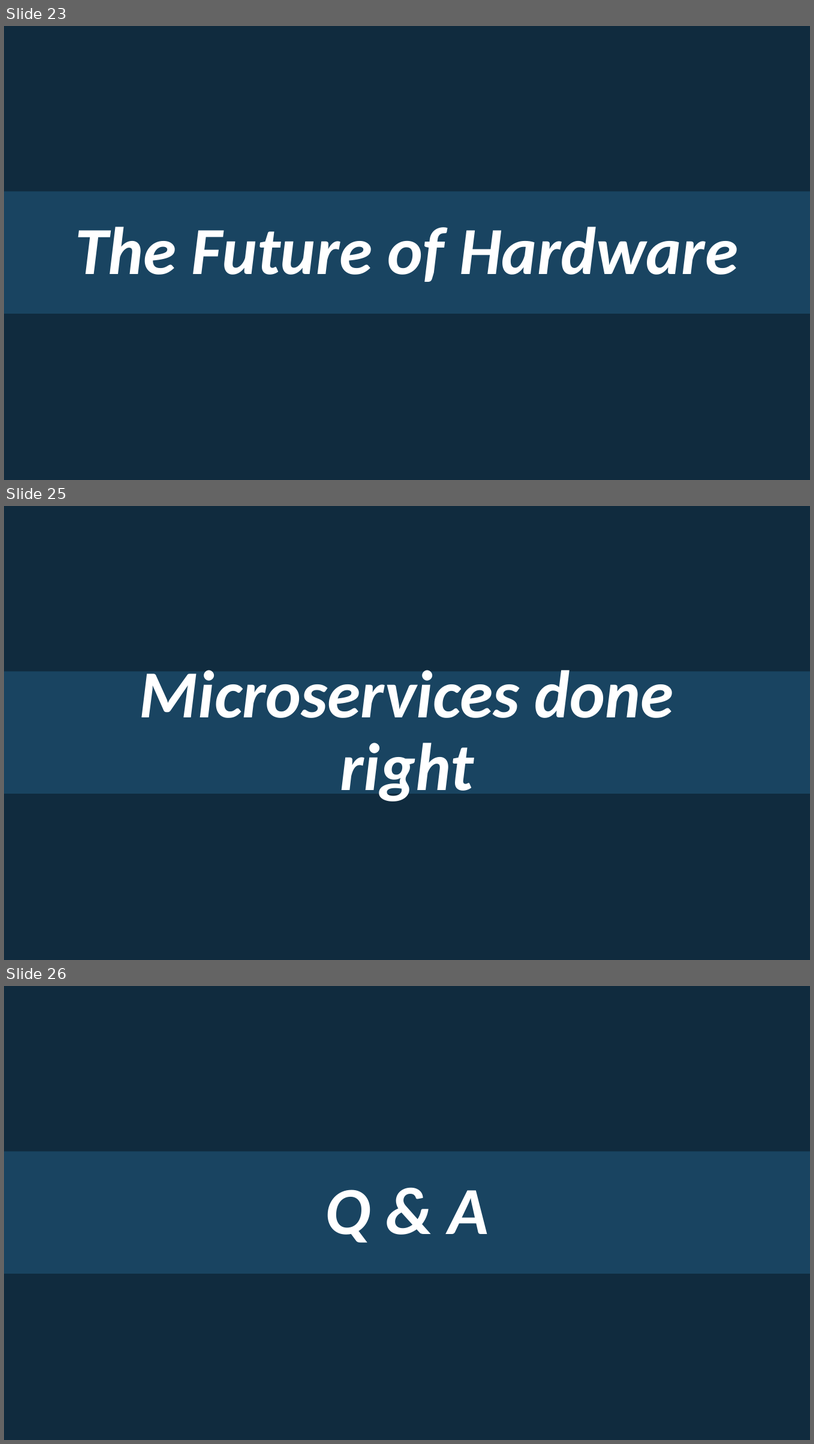
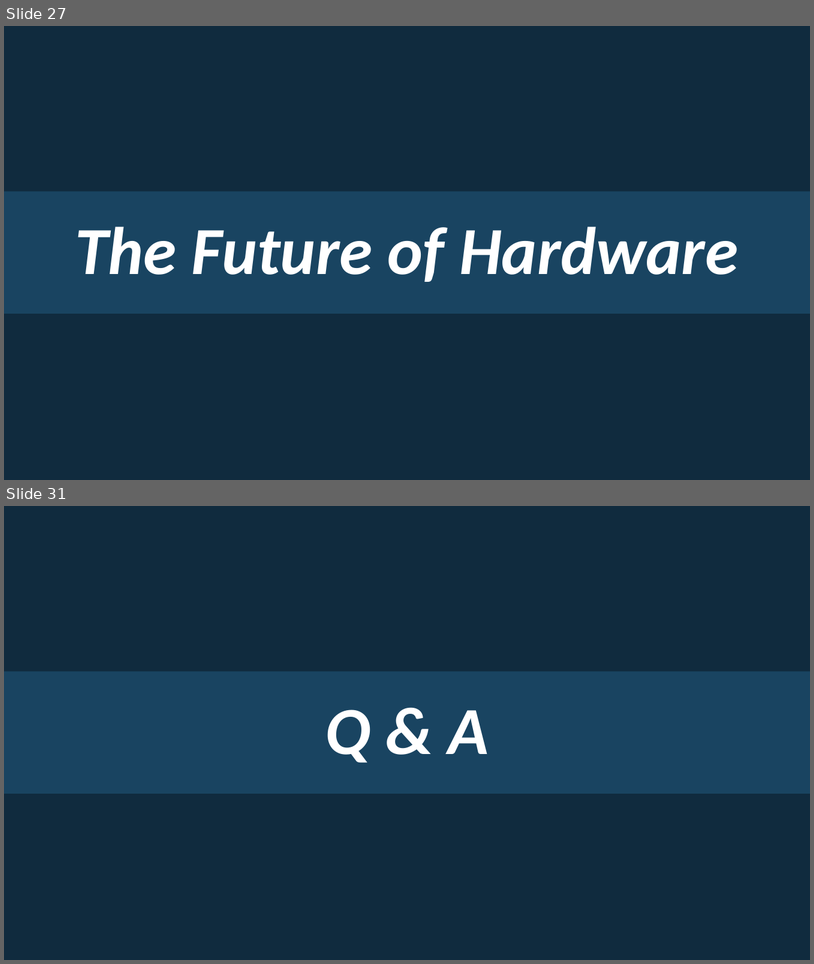
Before and after one commit to rogeralsing/Presentations, a slide deck: Starcounter/usa.pptx. Shown one above the other, each under a label of ours: slides 23, 25 and 26 before the commit, slides 27 and 31 after it; the slides between them are not shown. The pictures are 814x1444 and 814x964 pixels, drawn with LibreOffice and Linux fonts; fonts in the diff are those of the drawing. Boxes give left, top, right and bottom in pixels: in the first picture for what was removed or moved away, otherwise in the second. Text is boxed around its words. In the diff, an @@ line names an element or a change of style, - is before the commit and + after.

```diff
--- a/Starcounter/usa.pptx
+++ b/Starcounter/usa.pptx
@@ slide 25 removed at [4,506,810,960], background #102B3E @@
@@ rectangle removed at [4,671,810,793] @@
@@ title removed at [140,670,674,801] @@
-Microservices done right
@@ what was slide 23 is now slide 27 @@
@@ what was slide 26 is now slide 31 @@
```
Also in this commit, not shown: 2 slides changed, 6 slides added.
